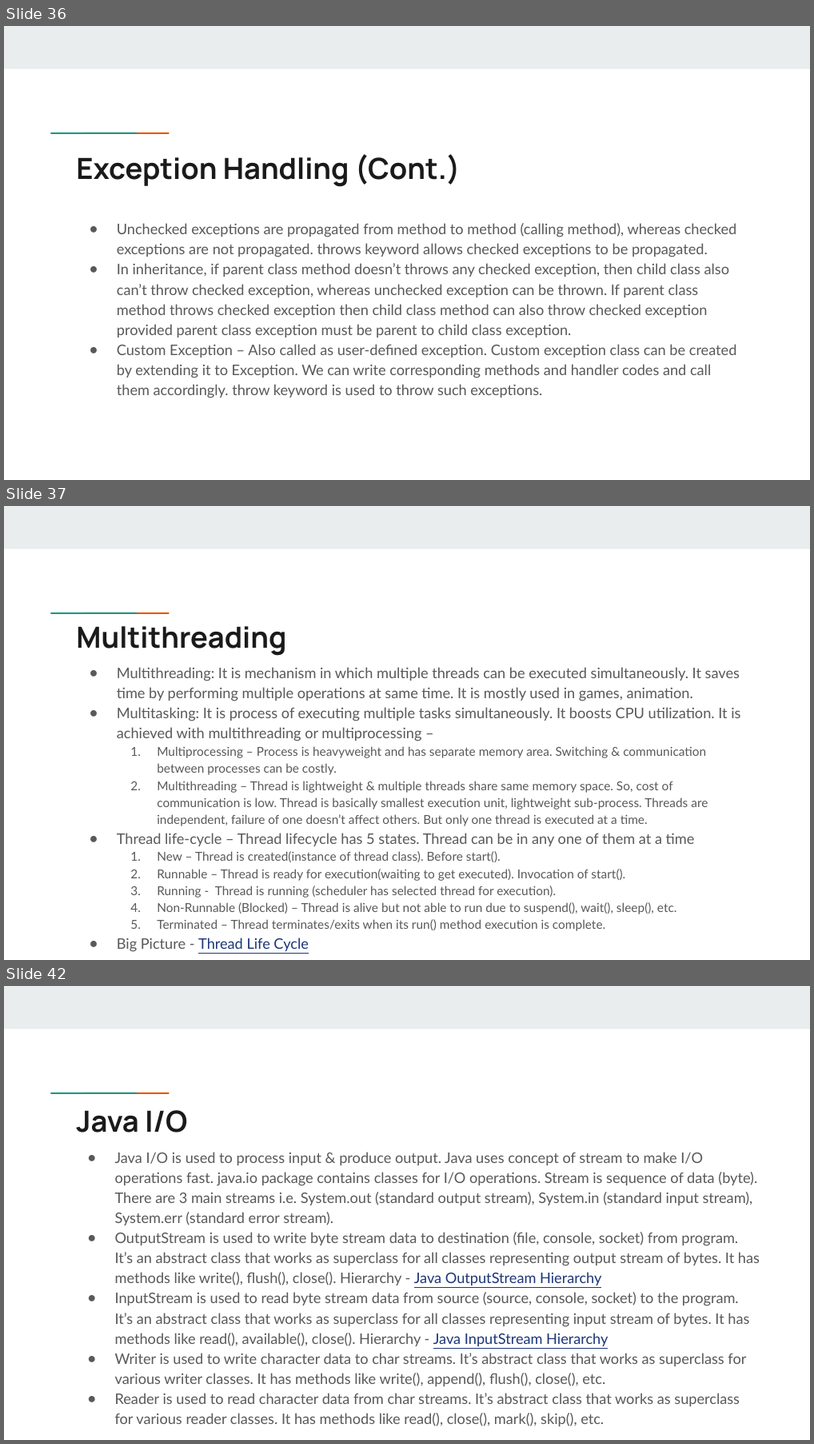
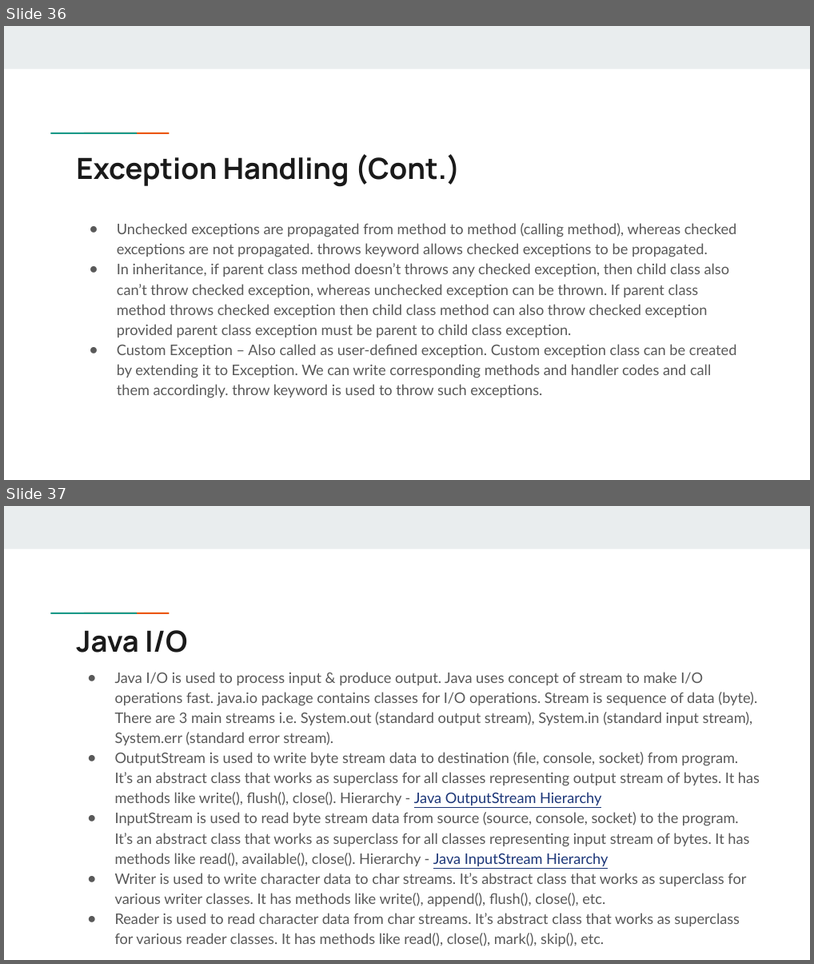
Before and after one commit to swapypatil/lang-in-a-slide, a slide deck: Java in a slide - 1.pptx. Shown one above the other, each under a label of ours: slides 36, 37 and 42 before the commit, slides 36 and 37 after it; the slides between them are not shown. The pictures are 814x1444 and 814x964 pixels, drawn with LibreOffice and Linux fonts; fonts in the diff are those of the drawing. Boxes give left, top, right and bottom in pixels: in the first picture for what was removed or moved away, otherwise in the second. Text is boxed around its words. In the diff, an @@ line names an element or a change of style, - is before the commit and + after.

```diff
--- a/Java in a slide - 1.pptx
+++ b/Java in a slide - 1.pptx
@@ slide 37 removed at (x1=4, y1=506, x2=810, y2=960), background #FFFFFF; not listed: 3 template elements that a slide beside it also shows @@
@@ title removed at (x1=76, y1=626, x2=286, y2=656) @@
-Multithreading
@@ text removed at (x1=117, y1=667, x2=741, y2=952) @@
-● Multithreading: It is mechanism in which multiple threads can be executed simultaneously. It saves time by performing multiple operations at same time. It is mostly used in games, animation.
-● Multitasking: It is process of executing multiple tasks simultaneously. It boosts CPU utilization. It is achieved with multithreading or multiprocessing –
-  1. Multiprocessing – Process is heavyweight and has separate memory area. Switching & communication between processes can be costly.
-  2. Multithreading – Thread is lightweight & multiple threads share same memory space. So, cost of communication is low. Thread is basically smallest execution unit, lightweight sub-process. Threads are independent, failure of one doesn’t affect others. But only one thread is executed at a time.
-● Thread life-cycle – Thread lifecycle has 5 states. Thread can be in any one of them at a time
-  1. New – Thread is created(instance of thread class). Before start().
-  2. Runnable – Thread is ready for execution(waiting to get executed). Invocation of start().
-  3. Running - Thread is running (scheduler has selected thread for execution).
-  4. Non-Runnable (Blocked) – Thread is alive but not able to run due to suspend(), wait(), sleep(), etc.
-  5. Terminated – Thread terminates/exits when its run() method execution is complete.
-● Big Picture - Thread Life Cycle
@@ what was slide 42 is now slide 37 @@
```
Also in this commit, not shown: 4 other slides removed, 1 other file.
